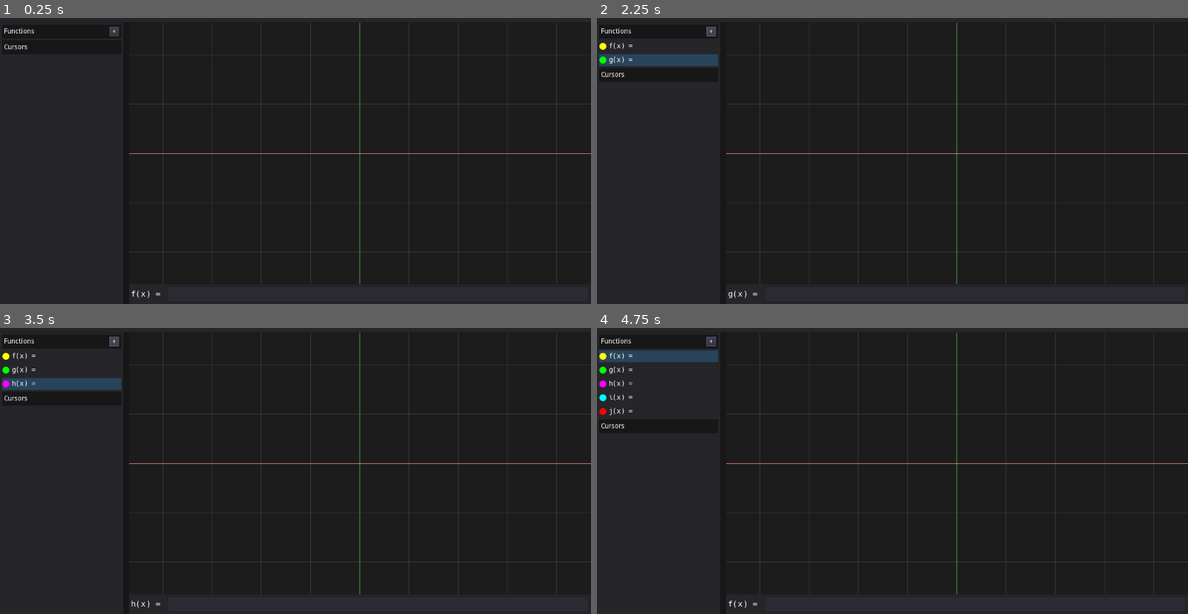
Above: before the commit, frames 1-4 (two rows, left to right).
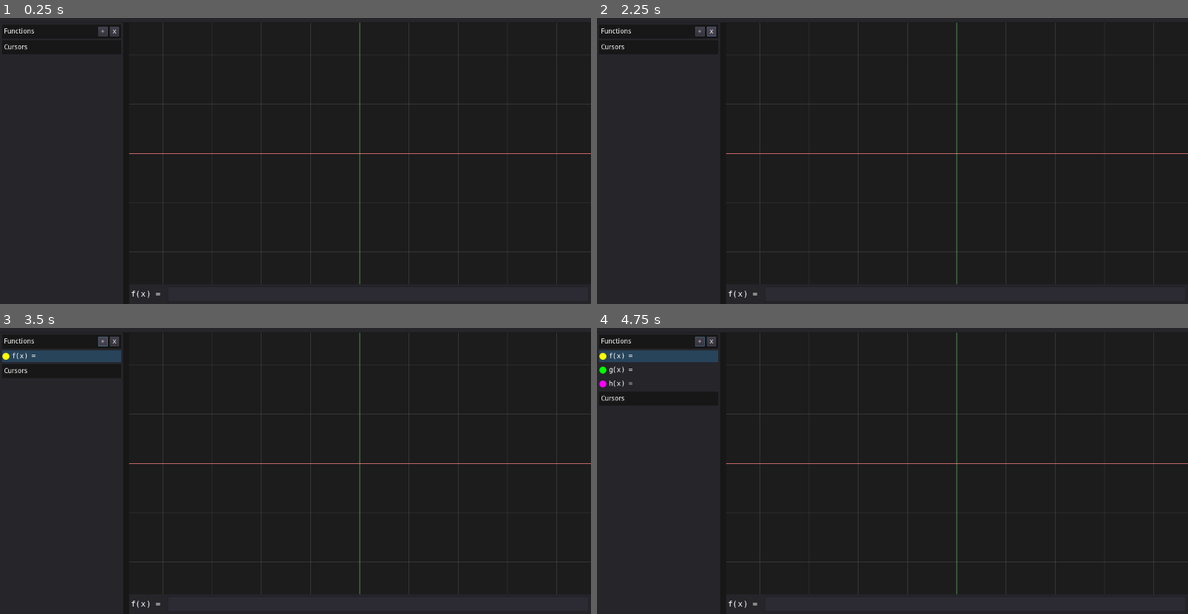
Above: after the commit, the same moments.

Repository: Zylann/godot_grapher
Game: Godot game, scene res://main.tscn
Same seed, same stepped clock (60 frames per second), same inputs: the game is played once before the commit and once after it.
Inputs (mouse positions are in pixels of both pictures, inside the frame that each line leads up to):
- Up to frame 1 (0.25 s): no input
- Up to frame 2 (2.25 s): click (975, 295) at 0.52 s; type "12" at 0.6 s; click "+" at 1.25 s; click (709, 32) at 2 s, where only the run after the commit has a clickable "x"
- Up to frame 3 (3.5 s): click "+" at 2.75 s
- Up to frame 4 (4.75 s): click "+" at 3.5 s; tap Enter at 4.25 s; move the mouse to (656, 356) at 4.27 s; click (656, 356) at 4.42 s

The runs differ from the first frame. In frame 1, less than 0.1% of the frame differs, in the area x 16-20%, y 3-7%; in frame 2, 1.0%; in frame 3, 1.9%, in the area x 0-23%, y 2-98%; in frame 4, 0.2%.

Commit message:
Allow to remove functions

Diff:
--- a/main.gd
+++ b/main.gd
@@ -2,18 +2,20 @@
 
 const ProjectData = preload("./project_data.gd")
 
-const _predefined_func_names = [
-	"f", "g", "h", "i", "j", "k", "l", "m", "n", "o", "p"
+const _predefined_func_settings = [
+	["f", Color(1, 1, 0)],
+	["g", Color(0, 1, 0)],
+	["h", Color(1, 0, 1)],
+	["i", Color(0, 1, 1)],
+	["j", Color(1, 0, 0)],
+	["k", Color(0.2, 0.4, 1)],
+	["l", Color(1, 0.5, 0)],
+	["m", Color(0, 0.5, 1)]
 ]
-const _predefined_colors = [
-	Color(1, 1, 0),
-	Color(0, 1, 0),
-	Color(1, 0, 1),
-	Color(0, 1, 1),
-	Color(1, 0, 0),
-	Color(0.2, 0.4, 1),
-	Color(1.0, 0.5, 0),
-]
+
+#const _predefined_cursor_names = [
+#	"a", "b", "c", "d", "e"
+#]
 
 onready var _outliner = $VB/HSplit/Outliner
 onready var _graph_view = $VB/HSplit/VBRight/Graph
@@ -30,14 +32,16 @@
 
 
 func _on_FormulaEdit_formula_entered(new_text):
+	if _project.get_function_count() == 0:
+		_create_function(new_text)
+		return
+
 	var fname = _outliner.get_selected_function_name()
 	if fname == "":
-		fname = _predefined_func_names[0]
-	var f
-	if not _project.has_function(fname):
-		f = _project.create_function(fname)
-	else:
-		f = _project.get_function_by_name(fname)
+		_create_function(new_text)
+		return
+
+	var f = _project.get_function_by_name(fname)
 	f.formula = new_text
 	f.error = f.expression.parse(f.formula, PoolStringArray(["x"]))
 	_outliner.update_list()
@@ -45,24 +49,29 @@
 
 
 func _on_AddFunctionButton_pressed():
-	var fname = ""
-	for it_fname in _predefined_func_names:
-		if not _project.has_function(it_fname):
-			fname = it_fname
+	_create_function("")
+
+
+func _create_function(formula : String):
+	var fsettings = null
+	for it in _predefined_func_settings:
+		if not _project.has_function(it[0]):
+			fsettings = it
 			break
-	if fname == "":
-		# TODO Ask for function name
+	if fsettings == null:
+		# TODO Ask for function name?
 		print("No function name available")
 		return
-	var color
-	var color_index = _project.get_function_count()
-	if color_index < len(_predefined_colors):
-		color = _predefined_colors[color_index]
-	else:
-		# TODO Distance based color selection
-		color = Color(randf(), randf(), randf())
+
+	var fname = fsettings[0]
+	var color = fsettings[1]
+
 	var f = _project.create_function(fname)
 	f.color = color
+	if formula != "":
+		f.formula = formula
+		f.error = f.expression.parse(f.formula, PoolStringArray(["x"]))
+
 	_outliner.update_list()
 	_outliner.select_function(fname, true)
 	_graph_view.update()
--- a/main.tscn
+++ b/main.tscn
@@ -89,7 +89,7 @@
 
 [node name="Label" type="Label" parent="VB/HSplit/Outliner/VB/Functions/HB"]
 margin_top = 3.0
-margin_right = 210.0
+margin_right = 187.0
 margin_bottom = 17.0
 size_flags_horizontal = 3
 text = "Functions"
@@ -98,13 +98,19 @@
 }
 
 [node name="AddFunctionButton" type="Button" parent="VB/HSplit/Outliner/VB/Functions/HB"]
-margin_left = 214.0
-margin_right = 234.0
+margin_left = 191.0
+margin_right = 211.0
 margin_bottom = 20.0
 text = "+"
 __meta__ = {
 "_edit_use_anchors_": false
 }
+
+[node name="RemoveFunctionButton" type="Button" parent="VB/HSplit/Outliner/VB/Functions/HB"]
+margin_left = 215.0
+margin_right = 234.0
+margin_bottom = 20.0
+text = "x"
 
 [node name="Cursors" type="ColorRect" parent="VB/HSplit/Outliner/VB"]
 margin_top = 32.0
@@ -184,5 +190,6 @@
 }
 [connection signal="function_selected" from="VB/HSplit/Outliner" to="." method="_on_Outliner_function_selected"]
 [connection signal="pressed" from="VB/HSplit/Outliner/VB/Functions/HB/AddFunctionButton" to="." method="_on_AddFunctionButton_pressed"]
+[connection signal="pressed" from="VB/HSplit/Outliner/VB/Functions/HB/RemoveFunctionButton" to="VB/HSplit/Outliner" method="_on_RemoveFunctionButton_pressed"]
 [connection signal="formula_entered" from="VB/HSplit/VBRight/FormulaEdit" to="." method="_on_FormulaEdit_formula_entered"]
 [connection signal="text_entered" from="VB/HSplit/VBRight/FormulaEdit/HB/LineEdit" to="VB/HSplit/VBRight/FormulaEdit" method="_on_LineEdit_text_entered"]
--- a/outliner.gd
+++ b/outliner.gd
@@ -40,10 +40,11 @@
 	var function_names = _project.get_function_names()
 	function_names.sort()
 
+	var index = _functions_header.get_index() + 1
+
 	for i in len(function_names):
 		var fname = function_names[i]
 		var f = _project.get_function_by_name(fname)
-		var index = _functions_header.get_index() + 1 + i
 		var fi = _container.get_child(index)
 
 		if not fi is FunctionItem:
@@ -54,9 +55,52 @@
 
 		fi.set_label(f.name, f.formula)
 		fi.set_color(f.color)
+		fi.set_selected(f.name == _selected_function_name)
 
+		index += 1
+
+	while index < _cursors_header.get_index():
+		var child = _container.get_child(index)
+		if child is FunctionItem:
+			child.queue_free()
 		index += 1
 
 
 func _on_function_item_clicked(fi):
 	select_function(fi.get_function_name(), true)
+
+
+func _get_function_node_index(fname):
+	for i in _container.get_child_count():
+		var child = _container.get_child(i)
+		if child is FunctionItem and child.get_function_name() == fname:
+			return i
+	return -1
+
+
+func _on_RemoveFunctionButton_pressed():
+	var fname = get_selected_function_name()
+	if fname == "":
+		print("No function selected")
+		return
+
+	# Select following item.
+	# If not found, select preceding item.
+	# If not found, clear selection.
+
+	var next_selected = ""
+	var removed_index = _get_function_node_index(fname)
+	assert(removed_index != -1)
+	for i in [removed_index + 1, removed_index - 1]:
+		var child = _container.get_child(i)
+		if child is FunctionItem:
+			next_selected = child.get_function_name()
+			break
+
+	_project.remove_function(fname)
+	update_list()
+
+	if next_selected != "":
+		select_function(next_selected, true)
+	else:
+		_selected_function_name = ""
--- a/project_data.gd
+++ b/project_data.gd
@@ -46,3 +46,7 @@
 	f.name = fname
 	_functions[fname] = f
 	return f
+
+
+func remove_function(fname):
+	_functions.erase(fname)
